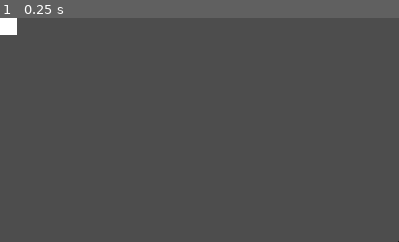
Above: before the commit, frame 1.
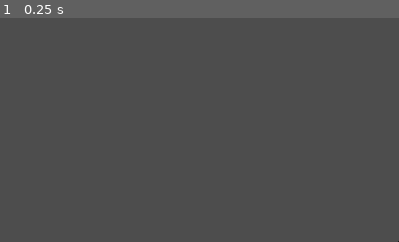
Above: after the commit, the same moment.

Repository: Robertsonl1/game_development_2024
Game: Godot game, scene res://scenes/main.tscn
Same seed, same stepped clock (60 frames per second), same inputs: the game is played once before the commit and once after it.
Inputs:
- Up to frame 1 (0.25 s): no input
The pictures show only the part of the screen within x 0-50%, y 0-50%; the shares and areas given below are measured in that part.

The runs differ from the first frame. In frame 1, 0.3% of the frame differs, in the area x 0-5%, y 0-8%.
Error before the commit: Invalid assignment of property or key 'weapon_manager' with value of type 'Node3D (weapon_manager.gd)' on a base object of type 'Array'. (res://scenes/weapons/…
Error after the commit: Parse Error: Invalid argument for "create()" function: argument 3 should be "int" but is "Array". (res://scenes/weapons/weapon_manager.gd:263)

Commit message:
interaction prompt

Diff:
--- a/game_development_2024-main/scenes/ui/hud/hud.gd
+++ b/game_development_2024-main/scenes/ui/hud/hud.gd
@@ -13,6 +13,8 @@
 	display_ui = $Background/Display/TextureRect
 	slot_ui = $Background/Display/Weaponslot
 
+func _ready():
+	hide_interaction_prompt()
 
 func update_weapon_ui(weapon_data, weapon_slot):
 	slot_ui.text = weapon_slot
@@ -21,3 +23,13 @@
 		weapon_ui.text = weapon_data["Name"]
 		return
 	weapon_ui.text = weapon_data["Name"] + ": " + weapon_data["Ammo"] + "/" + weapon_data["ReserveAmmo"]
+
+# Show/Hide interaction prompt
+func show_interaction_prompt(description = "Interact"):
+	$InteractionPrompt.visible = true
+	$InteractionPrompt/Description.text = description
+	$Crosshair.visible = false
+
+func hide_interaction_prompt():
+	$InteractionPrompt.visible = false
+	$Crosshair.visible = true
--- a/game_development_2024-main/scenes/ui/hud/hud.tscn
+++ b/game_development_2024-main/scenes/ui/hud/hud.tscn
@@ -74,6 +74,37 @@
 color = Color(0, 0, 0, 0.686275)
 
 [node name="InteractionPrompt" type="ColorRect" parent="."]
+layout_mode = 1
+anchors_preset = 8
+anchor_left = 0.5
+anchor_top = 0.5
+anchor_right = 0.5
+anchor_bottom = 0.5
+offset_left = -10.0
+offset_top = -10.0
+offset_right = 10.0
+offset_bottom = 10.0
+grow_horizontal = 2
+grow_vertical = 2
+pivot_offset = Vector2(10, 10)
+color = Color(0, 0, 0, 0.588235)
+
+[node name="Key" type="Label" parent="InteractionPrompt"]
 layout_mode = 0
-offset_right = 40.0
-offset_bottom = 40.0
+offset_left = -2.0
+offset_top = -3.0
+offset_right = 22.0
+offset_bottom = 23.0
+text = "E"
+horizontal_alignment = 1
+vertical_alignment = 1
+
+[node name="Description" type="Label" parent="InteractionPrompt"]
+layout_mode = 0
+offset_left = 15.0
+offset_top = -3.0
+offset_right = 97.0
+offset_bottom = 23.0
+text = "Interact"
+horizontal_alignment = 1
+vertical_alignment = 1
--- a/game_development_2024-main/scenes/weapons/weapon_manager.gd
+++ b/game_development_2024-main/scenes/weapons/weapon_manager.gd
@@ -247,6 +247,36 @@
 		await get_tree().idle_frame
 		add_weapon(weapon_data)
 
+# Interaction Prompt
+func show_interaction_prompt(weapon_name):
+	var desc = "Add Ammo" if current_weapon.weapon_name == weapon_name else "Equip"
+	hud.show_interaction_prompt(desc)
+
+func hide_interaction_prompt():
+	hud.hide_interaction_prompt()
+
+# Searches for weapon pickups, and based on player input executes further tasks (will be called from player.gd)
+func process_weapon_pickup():
+	var from = global_transform.origin
+	var to = global_transform.origin - global_transform.basis.z.normalized() * 2.0
+	var space_state = get_world_3d().direct_space_state
+	var query = PhysicsRayQueryParameters3D.create(from, to, [owner], 1)
+	var collision = space_state.intersect_ray(query)
+
+	if collision:
+		var body = collision["collider"]
+
+		if body.has_method("get_weapon_pickup_data"):
+			var weapon_data = body.get_weapon_pickup_data()
+
+			show_interaction_prompt(weapon_data["Name"])
+
+			if Input.is_action_just_pressed("interact"):
+				switch_weapon(weapon_data)
+				body.queue_free()
+		else:
+			hide_interaction_prompt()
+
 
 # Update HUD
 func update_hud(weapon_data):
